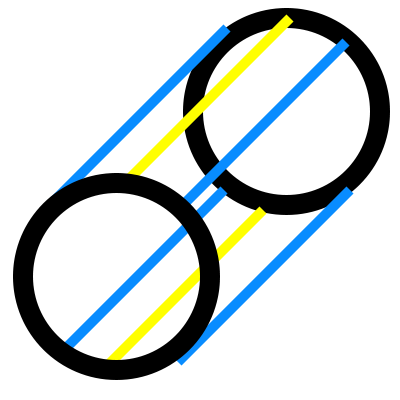
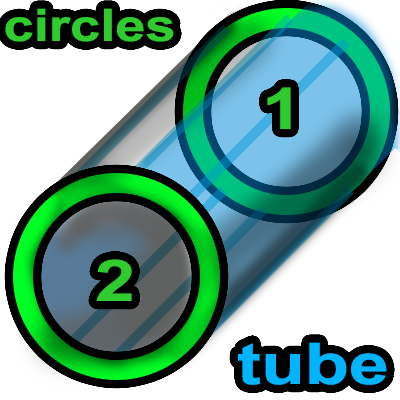
Comparing the layer stacks of the two 400x400 images. Changes:
added layer "tube" above "circles" over [238, 342, 387, 385]
added layer "circles" above "1 copy" over [5, 8, 174, 42]
added layer "1 copy" above "2" over [267, 87, 291, 129]
added layer "2" above "A" over [96, 259, 132, 301]
added layer "Layer 5" (multiply, 66%) above "Layer 1" over [14, 0, 400, 389]
added layer "Color Fill 1" above "Ellipse 2" over [13, 173, 220, 380]
added layer "Layer 4 copy" (30%) above "Layer 4" over [131, 0, 400, 371]
added layer "Layer 4" (30%) above "Layer 3" over [131, 0, 400, 371]
added layer "Color Fill 3" (48%) above "Layer 2" over [49, 14, 354, 370]
hid "Layer 2" over [49, 14, 354, 370]
added layer "Color Fill 2" above "Ellipse 2 copy" over [183, 8, 390, 215]
